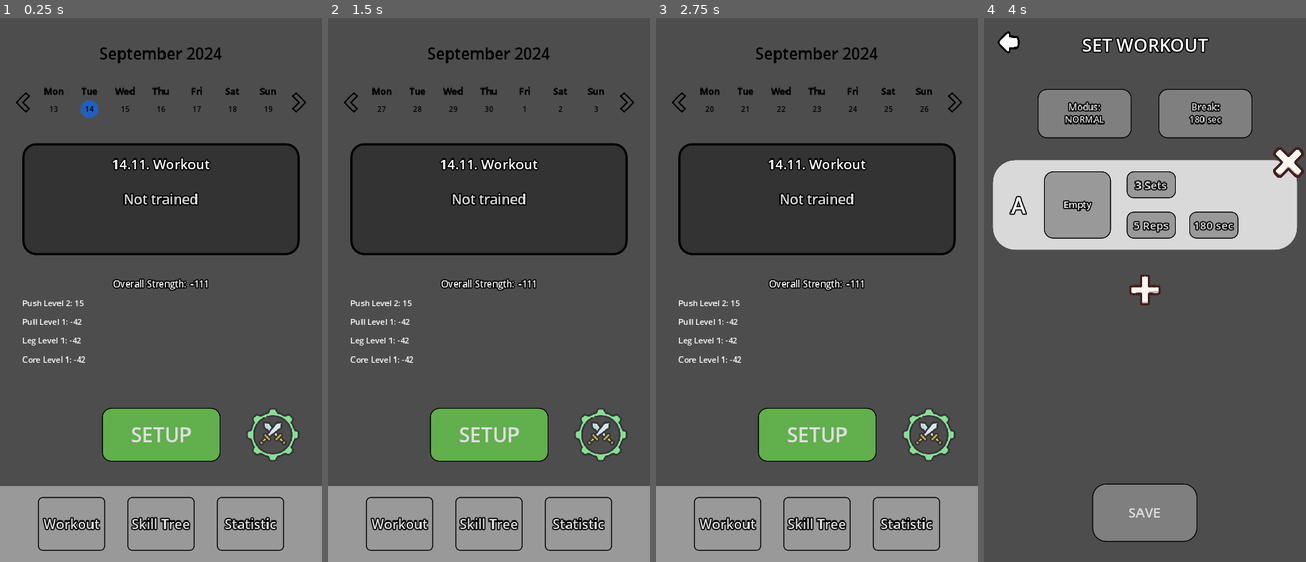
Above: before the commit, frames 1-4 (left to right).
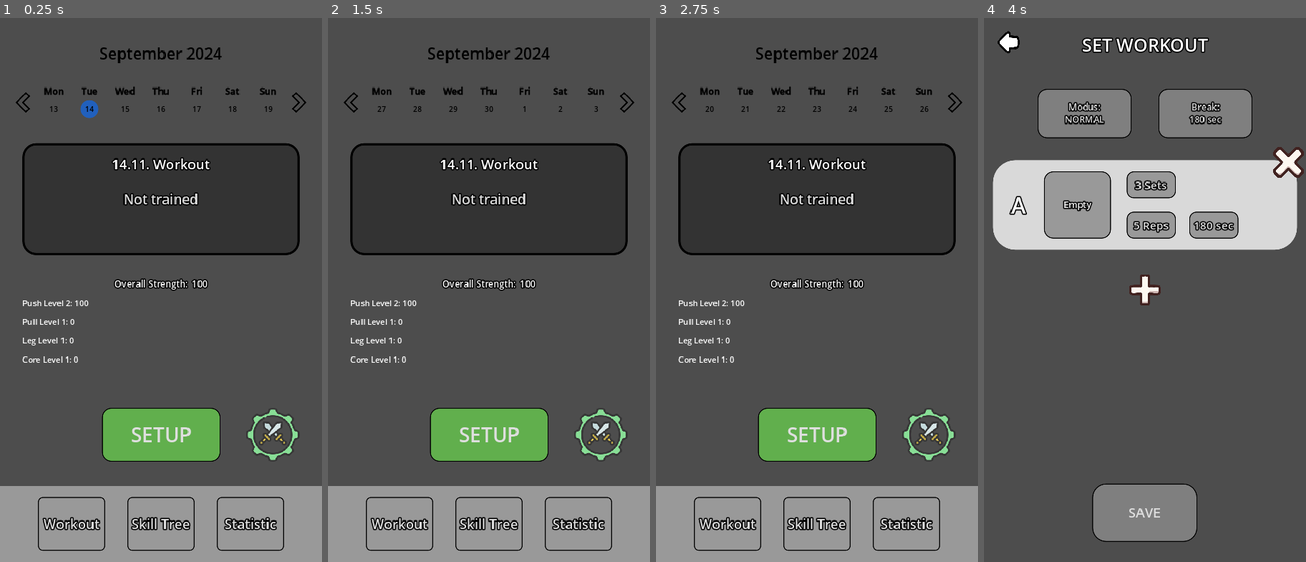
Above: after the commit, the same moments.

Repository: derdrache/Calisthenics-App
Game: Godot game, scene res://main_menu_page/main_menu.tscn
Two runs of this game, one before a commit and one after it. Both use one fixed random seed, a clock stepped at 60 frames per second and the inputs below. The engine's default icon, where the game draws it, is replaced by a stand-in: a white triangle on a blue panel in a dark square.
Inputs (mouse positions are in pixels of both pictures, inside the frame that each line leads up to):
- Up to frame 1 (0.25 s): no input
- Up to frame 2 (1.5 s): click (627, 105) at 0.5 s; click (627, 105) at 1.25 s
- Up to frame 3 (2.75 s): click (678, 105) at 2 s
- Up to frame 4 (4 s): click (1038, 110) at 2.77 s; click "SETUP" at 3.5 s

The runs differ from the first frame. In frame 1, 0.4% of the frame differs, in the area x 21-65%, y 47-64%; in frame 2, 0.4%; in frame 3, 0.4%; in frame 4, nothing differs.
Error in both runs: Unable to iterate on object of type 'Nil'. (res://global_scripts/GlobalWorkout.gd:18)

Commit message:
fix 0 rep bug

Diff:
--- a/global_scripts/level_system.gd
+++ b/global_scripts/level_system.gd
@@ -79,7 +79,9 @@
 			maxReps = exerciseResource.maxRep
 
 		if maxReps > MAX_POINT_REP: maxReps = MAX_POINT_REP
-		if maxReps < 3: maxReps = 3
+
+
+	if maxReps < 3: return 0
 
 	return (maxReps - 3) * level * 100 / (MAX_POINT_REP - 3)
 
